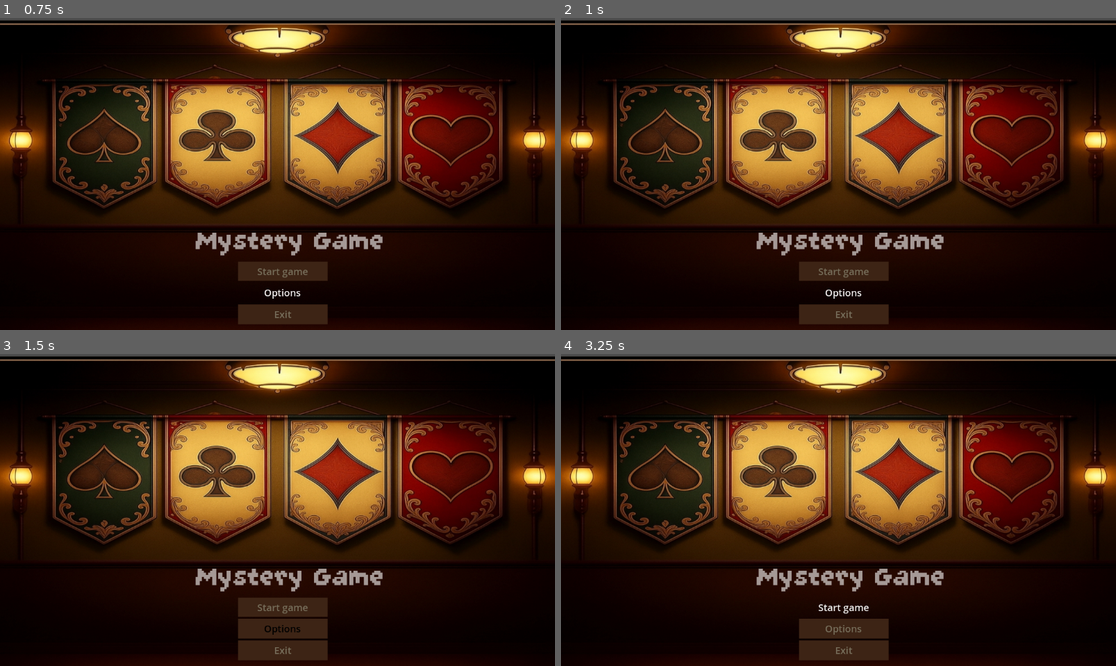
Above: before the commit, frames 1-4 (two rows, left to right).
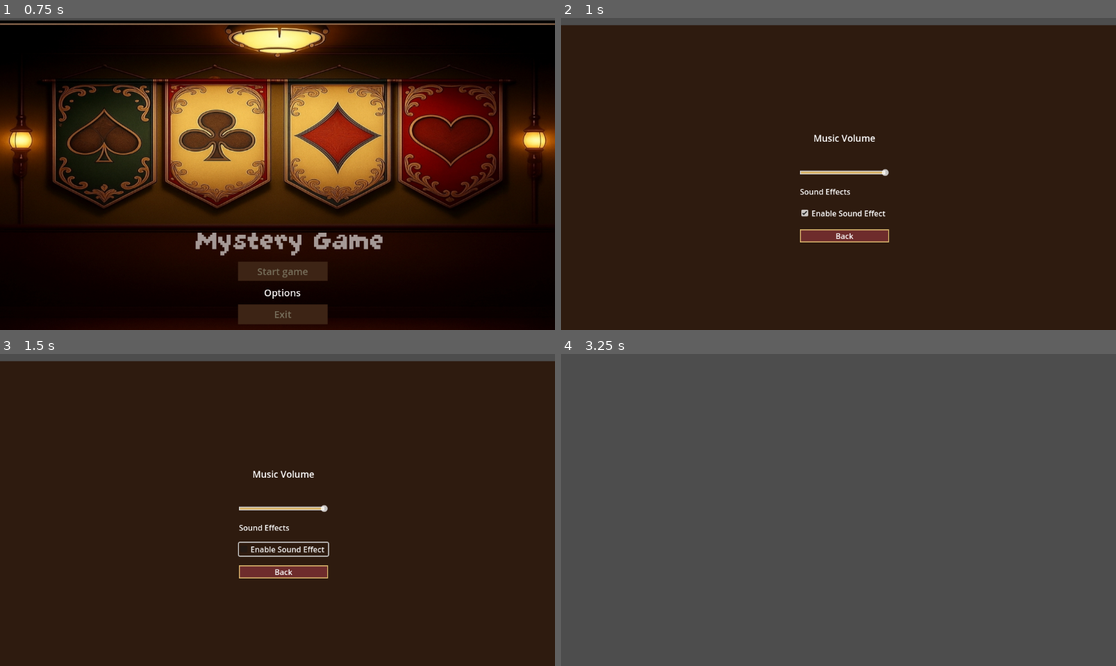
Above: after the commit, the same moments.

Repository: maha3345/Main_menu
Game: Godot game, scene res://main_menu.tscn
Same seed, same stepped clock (60 frames per second), same inputs: the game is played once before the commit and once after it.
Inputs (mouse positions are in pixels of both pictures, inside the frame that each line leads up to):
- Up to frame 1 (0.75 s): click "Options" at 0.5 s
- Up to frame 2 (1 s): no input
- Up to frame 3 (1.5 s): click (283, 550) at 1.25 s, where only the run after the commit has a clickable "Enable Sound Effects"
- Up to frame 4 (3.25 s): click (844, 572) at 2 s, where only the run after the commit has a clickable "Back"; click "Start game" at 2.75 s

Frame 1 is identical in both runs. In frame 2, 66% of the frame differs, in the area x 0-100%, y 0-100%; in frame 3, 65%; in frame 4, 99%.

Commit message:
Add options_menu

Diff:
--- a/main_menu.gd
+++ b/main_menu.gd
@@ -7,17 +7,33 @@
 
 func _on_button_pressed() -> void:
 	$ClickPlayer.play()
-	await $ClickPlayer.finished  # Wait until sound ends
+	#await $ClickPlayer.finished
+	await get_tree().create_timer(0.3).timeout
 	get_tree().change_scene_to_file("res://emptyscene1.tscn")# Replace with function body.
 
 
 func _on_button_2_pressed() -> void:
 	$ClickPlayer.play()
-	await $ClickPlayer.finished  # Wait until sound ends
-	print("options") # Replace with function body.
+	#await $ClickPlayer.finished  # Wait until sound ends
+	await get_tree().create_timer(0.3).timeout
+	get_tree().change_scene_to_file("res://options_menu.tscn")
 
 
 func _on_button_3_pressed() -> void:
 	$ClickPlayer.play()
-	await $ClickPlayer.finished  # Wait until sound ends
+	#await $ClickPlayer.finished  # Wait until sound ends
+	await get_tree().create_timer(0.3).timeout
 	get_tree().quit() # Replace with function body.
+
+
+
+func _on_button_mouse_entered() -> void:
+	$hover.play()
+
+
+func _on_button_2_mouse_entered() -> void:
+	$hover.play()
+
+
+func _on_button_3_mouse_entered() -> void:
+	$hover.play()
--- a/main_menu.tscn
+++ b/main_menu.tscn
@@ -1,9 +1,10 @@
-[gd_scene load_steps=10 format=3 uid="uid://cksd5jmngt0ot"]
+[gd_scene load_steps=11 format=3 uid="uid://cksd5jmngt0ot"]
 
 [ext_resource type="Texture2D" uid="uid://72j8hu16qjsa" path="res://IMG_20250611_163325.jpg" id="1_7vrkn"]
 [ext_resource type="Script" uid="uid://dm8q2vua8mhkv" path="res://main_menu.gd" id="1_fu7sn"]
 [ext_resource type="FontFile" uid="uid://b2fai142gnuef" path="res://GrapeSoda.ttf" id="2_7vrkn"]
-[ext_resource type="AudioStream" uid="uid://c48jl13sqxlxt" path="res://sword.mp3" id="4_jix8l"]
+[ext_resource type="AudioStream" uid="uid://d26po7q75tgs" path="res://sword.ogg" id="4_jix8l"]
+[ext_resource type="AudioStream" uid="uid://b1lxwpsu0mucr" path="res://hover.ogg" id="5_glbon"]
 
 [sub_resource type="StyleBoxTexture" id="StyleBoxTexture_7vrkn"]
 texture = ExtResource("1_7vrkn")
@@ -114,6 +115,12 @@
 [node name="ClickPlayer" type="AudioStreamPlayer" parent="."]
 stream = ExtResource("4_jix8l")
 
+[node name="hover" type="AudioStreamPlayer" parent="."]
+stream = ExtResource("5_glbon")
+
+[connection signal="mouse_entered" from="VBoxContainer/Button" to="." method="_on_button_mouse_entered"]
 [connection signal="pressed" from="VBoxContainer/Button" to="." method="_on_button_pressed"]
+[connection signal="mouse_entered" from="VBoxContainer/Button2" to="." method="_on_button_2_mouse_entered"]
 [connection signal="pressed" from="VBoxContainer/Button2" to="." method="_on_button_2_pressed"]
+[connection signal="mouse_entered" from="VBoxContainer/Button3" to="." method="_on_button_3_mouse_entered"]
 [connection signal="pressed" from="VBoxContainer/Button3" to="." method="_on_button_3_pressed"]
--- /dev/null
+++ b/options_menu.gd
@@ -0,0 +1,45 @@
+extends Control
+
+# Node references (updated paths!)
+@onready var music_slider = $CenterContainer/VBoxContainer/MusicSlider
+@onready var sfx_toggle = $CenterContainer/VBoxContainer/SFXToggle
+@onready var back_button = $CenterContainer/VBoxContainer/BackButton
+@onready var hover = $hover
+
+
+# State variable
+var sound_effects_enabled = true
+
+func _ready():
+	# Set slider to current master bus volume (linear scale 0–1)
+	music_slider.value = db_to_linear(AudioServer.get_bus_volume_db(0))
+
+	# Set checkbox state
+	sfx_toggle.button_pressed = sound_effects_enabled
+
+	# Connect UI signals
+	music_slider.value_changed.connect(_on_music_slider_changed)
+	sfx_toggle.toggled.connect(_on_sfx_toggle_toggled)
+	back_button.pressed.connect(_on_back_pressed)
+
+# Called when the music slider changes
+func _on_music_slider_changed(value):
+	AudioServer.set_bus_volume_db(0, linear_to_db(value))
+
+# Called when the SFX toggle checkbox is toggled
+func _on_sfx_toggle_toggled(pressed):
+	sound_effects_enabled = pressed
+	print("Sound Effects Enabled:", pressed)
+
+# Called when Back button is pressed
+func _on_back_pressed():
+	get_tree().change_scene_to_file("res://main_menu.tscn")  # Change path if needed
+
+func _on_back_button_mouse_entered():
+	if sound_effects_enabled:
+		hover.play()
+
+
+func _on_sfx_toggle_mouse_entered() -> void:
+	if sound_effects_enabled:
+		hover.play()
--- /dev/null
+++ b/options_menu.tscn
@@ -0,0 +1,111 @@
+[gd_scene load_steps=7 format=3 uid="uid://bs8fnx6o2q68o"]
+
+[ext_resource type="Script" uid="uid://bbo0cnt58tmi8" path="res://options_menu.gd" id="1_t1lix"]
+[ext_resource type="AudioStream" uid="uid://b1lxwpsu0mucr" path="res://hover.ogg" id="2_t1lix"]
+
+[sub_resource type="StyleBoxFlat" id="StyleBoxFlat_t1lix"]
+bg_color = Color(0.85098, 0.709804, 0.423529, 1)
+border_width_left = 2
+border_width_top = 2
+border_width_right = 2
+border_width_bottom = 2
+
+[sub_resource type="StyleBoxFlat" id="StyleBoxFlat_4gmlt"]
+bg_color = Color(1, 0.8, 0.533333, 1)
+border_width_left = 2
+border_width_top = 2
+border_width_right = 2
+border_width_bottom = 2
+
+[sub_resource type="StyleBoxFlat" id="StyleBoxFlat_ogda5"]
+bg_color = Color(0.431373, 0.172549, 0.172549, 1)
+border_width_left = 2
+border_width_top = 2
+border_width_right = 2
+border_width_bottom = 2
+border_color = Color(0.85098, 0.709804, 0.423529, 1)
+
+[sub_resource type="StyleBoxFlat" id="StyleBoxFlat_lbr8e"]
+bg_color = Color(0.431373, 0.172549, 0.172549, 1)
+border_width_left = 2
+border_width_top = 2
+border_width_right = 2
+border_width_bottom = 2
+border_color = Color(0.85098, 0.709804, 0.423529, 1)
+
+[node name="options_menu" type="Control"]
+layout_mode = 3
+anchors_preset = 15
+anchor_right = 1.0
+anchor_bottom = 1.0
+offset_top = 648.0
+offset_right = 75.0
+offset_bottom = 495.0
+grow_horizontal = 2
+grow_vertical = 2
+script = ExtResource("1_t1lix")
+
+[node name="ColorRect" type="ColorRect" parent="."]
+layout_mode = 1
+anchors_preset = 5
+anchor_left = 0.5
+anchor_right = 0.5
+offset_left = -624.5
+offset_top = -633.0
+offset_right = 562.5
+offset_bottom = 18.0
+grow_horizontal = 2
+color = Color(0.180392, 0.105882, 0.0588235, 1)
+
+[node name="CenterContainer" type="CenterContainer" parent="."]
+layout_mode = 1
+anchors_preset = 5
+anchor_left = 0.5
+anchor_right = 0.5
+offset_left = -619.5
+offset_top = -651.0
+offset_right = 570.5
+offset_bottom = 58.0
+grow_horizontal = 2
+
+[node name="VBoxContainer" type="VBoxContainer" parent="CenterContainer"]
+layout_mode = 2
+theme_override_constants/separation = 20
+
+[node name="Label" type="Label" parent="CenterContainer/VBoxContainer"]
+layout_mode = 2
+theme_override_colors/font_color = Color(1, 1, 1, 1)
+theme_override_font_sizes/font_size = 19
+text = "Music Volume
+"
+horizontal_alignment = 1
+vertical_alignment = 1
+
+[node name="MusicSlider" type="HSlider" parent="CenterContainer/VBoxContainer"]
+layout_mode = 2
+theme_override_styles/grabber_area = SubResource("StyleBoxFlat_t1lix")
+theme_override_styles/grabber_area_highlight = SubResource("StyleBoxFlat_4gmlt")
+max_value = 1.0
+step = 0.01
+value = 0.5
+
+[node name="Label2" type="Label" parent="CenterContainer/VBoxContainer"]
+layout_mode = 2
+text = "Sound Effects"
+
+[node name="SFXToggle" type="CheckBox" parent="CenterContainer/VBoxContainer"]
+layout_mode = 2
+theme_override_styles/normal = SubResource("StyleBoxFlat_ogda5")
+text = "Enable Sound Effects"
+
+[node name="BackButton" type="Button" parent="CenterContainer/VBoxContainer"]
+layout_mode = 2
+theme_override_colors/font_color = Color(1, 1, 1, 1)
+theme_override_styles/normal = SubResource("StyleBoxFlat_lbr8e")
+text = "Back"
+
+[node name="hover" type="AudioStreamPlayer2D" parent="."]
+stream = ExtResource("2_t1lix")
+
+[connection signal="mouse_entered" from="CenterContainer/VBoxContainer/SFXToggle" to="." method="_on_sfx_toggle_mouse_entered"]
+[connection signal="mouse_entered" from="CenterContainer/VBoxContainer/BackButton" to="." method="_on_back_button_mouse_entered"]
Not shown, added: hover.ogg.import
Not shown, added: options_menu.gd.uid
Not shown, removed: sword.mp3.import
Not shown, added: sword.ogg.import
Not shown, added: hover.ogg
Not shown, removed: sword.mp3
Not shown, added: sword.mp4
Not shown, added: sword.ogg
